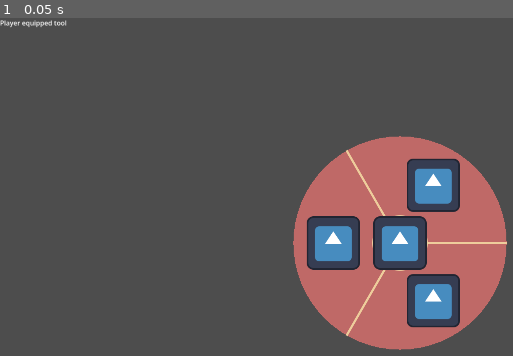
Above: before the commit, frame 1.
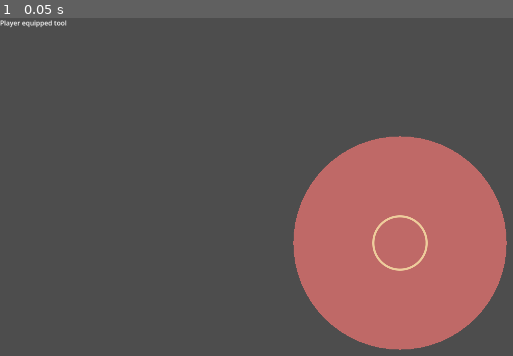
Above: after the commit, the same moment.

Repository: zoebiscuit/HarvestGameJam
Game: Godot game, scene res://node_2d.tscn
Same seed, same stepped clock (60 frames per second), same inputs: the game is played once before the commit and once after it. The engine's default icon, where the game draws it, is replaced by a stand-in: a white triangle on a blue panel in a dark square.
Inputs:
- Up to frame 1 (0.05 s): no input

The runs differ from the first frame. In frame 1, 6.9% of the frame differs, in the area x 59-99%, y 39-95%.

Commit message:
i broke the inventory selection. im so sorry ava

Diff:
--- a/harvest/node_2d.tscn
+++ b/harvest/node_2d.tscn
@@ -2,6 +2,7 @@
 
 [ext_resource type="Script" uid="uid://b3f5hqqfqiau6" path="res://ui.gd" id="1_0e48y"]
 [ext_resource type="PackedScene" uid="uid://1w7jfqtblo6k" path="res://selection_wheel.tscn" id="1_wtcfe"]
+[ext_resource type="Script" uid="uid://5g0trtfgfiyl" path="res://wheel_option.gd" id="3_epypp"]
 
 [node name="Main" type="Node" unique_id=27969217]
 
@@ -14,3 +15,5 @@
 text = "Player equipped tool"
 
 [node name="SelectionWheel" parent="UI" unique_id=1889418954 instance=ExtResource("1_wtcfe")]
+highlight_color = Color(0, 0, 0, 1)
+options = Array[ExtResource("3_epypp")]([])
--- a/harvest/selection_wheel.gd
+++ b/harvest/selection_wheel.gd
@@ -9,10 +9,11 @@
 @export var outer_radius: int = 256
 @export var inner_radius: int = 64
 @export var line_width: int = 4
+@export var highlight_color : Color
 
 @export var options: Array[WheelOption]
 
-
+var select = 0
 
 
 func _draw():
@@ -34,6 +35,11 @@
 				line_width,
 				true
 			)
+
+		if select == 0:
+			draw_circle(Vector2.ZERO, inner_radius, highlight_color)
+
+
 		draw_texture_rect_region(
 			options[0].atlas,
 			Rect2(offset, SPRITE_SIZE),
@@ -43,8 +49,26 @@
 		for i in range(1, len(options)):
 			var start_rads = (TAU * (i-1)/ (len(options)-1))
 			var end_rads = (TAU*i) / (len(options)-1)
-			var mid_rads = (start_rads + end_rads)/2 * -1
+			var mid_rads = (start_rads + end_rads)/2.0 * -1
 			var radius_mid = (inner_radius + outer_radius)/2
+
+			if select==1:
+				var points_per_arc = 32
+				var points_inner = PackedVector2Array()
+				var points_outer = PackedVector2Array()
+
+				for j in range(points_per_arc+1):
+					var angle = start_rads + j * (end_rads - start_rads) / points_per_arc
+					points_inner.append(inner_radius * Vector2.from_angle(TAU-angle))
+					points_outer.append(outer_radius * Vector2.from_angle(TAU-angle))
+
+				points_outer.reverse()
+				draw_polygon(
+					points_inner + points_outer,
+					PackedColorArray([highlight_color])
+				)
+
+
 
 			var draw_pos = radius_mid * Vector2.from_angle(mid_rads) + offset
 			draw_texture_rect_region(
@@ -54,4 +78,13 @@
 			)
 
 func _process(delta):
+	var mouse_pos = get_local_mouse_position()
+	var mouse_radius = mouse_pos.length()
+
+	if mouse_radius < inner_radius:
+		select = 0
+	else:
+		var mouse_rads = fposmod(mouse_pos.angle()* -1, TAU)
+		select = ceil((mouse_rads/TAU)*(len(options)-1)) #ceil = round up (integer wise)
+
 	queue_redraw()
--- a/harvest/selection_wheel.tscn
+++ b/harvest/selection_wheel.tscn
@@ -6,7 +6,7 @@
 
 [sub_resource type="AtlasTexture" id="AtlasTexture_v5lg8"]
 atlas = ExtResource("3_1b50i")
-region = Rect2(0, 0, 128, 128)
+region = Rect2(0, 0, 1, 1)
 script = ExtResource("2_0isde")
 name = "None"
 metadata/_custom_type_script = "uid://5g0trtfgfiyl"
@@ -43,4 +43,5 @@
 script = ExtResource("1_ofd7g")
 bkg_color = Color(0.7498423, 0.41070378, 0.40491286, 1)
 line_color = Color(0.9337432, 0.80241466, 0.61314154, 1)
+highlight_color = Color(0.7294118, 0, 0, 1)
 options = Array[ExtResource("2_0isde")]([SubResource("AtlasTexture_v5lg8"), SubResource("AtlasTexture_0isde"), SubResource("AtlasTexture_1b50i"), SubResource("AtlasTexture_6tlpn")])
